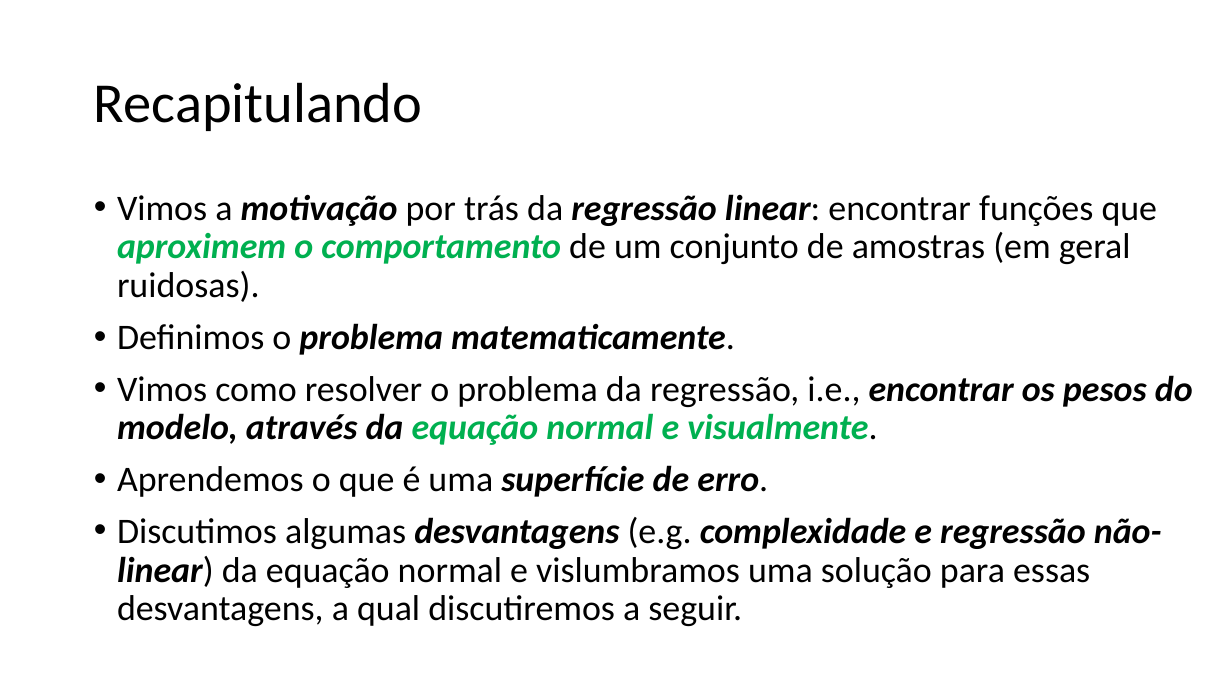
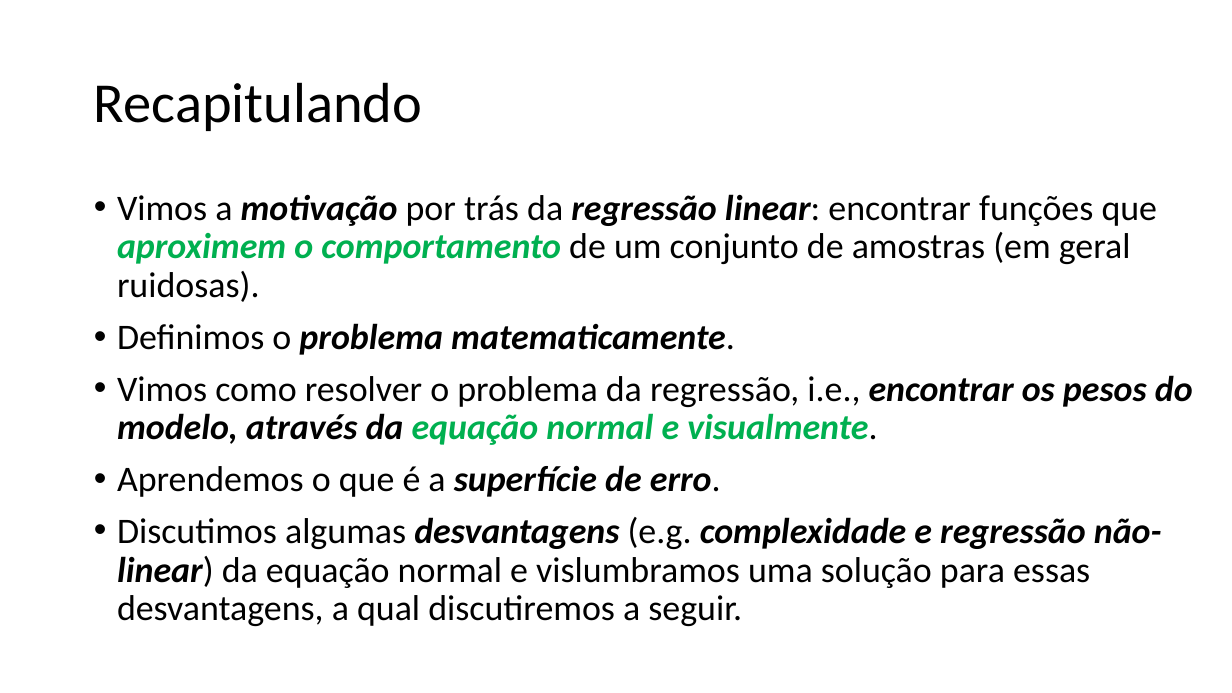
Before and after one commit to zz4fap/t319_aprendizado_de_maquina, a slide deck: slide 2 of slides/T319_Regressão_Linear (Parte II).pptx. Drawn at 1232x693 pixels with LibreOffice and Linux fonts; fonts in the diff are those of the drawing. Boxes give left, top, right and bottom in pixels: in the first picture for what was removed or moved away, otherwise in the second. Text is boxed around its words. In the diff, an @@ line names an element or a change of style, - is before the commit and + after.

```diff
--- a/slides/T319_Regressão_Linear (Parte II).pptx
+++ b/slides/T319_Regressão_Linear (Parte II).pptx
@@ text at bbox=[117, 465, 721, 497]: text changed @@
-• Aprendemos o que é uma superfície de erro.
+• Aprendemos o que é a superfície de erro.
```
Also in this commit, not shown: 3 other slides changed.
